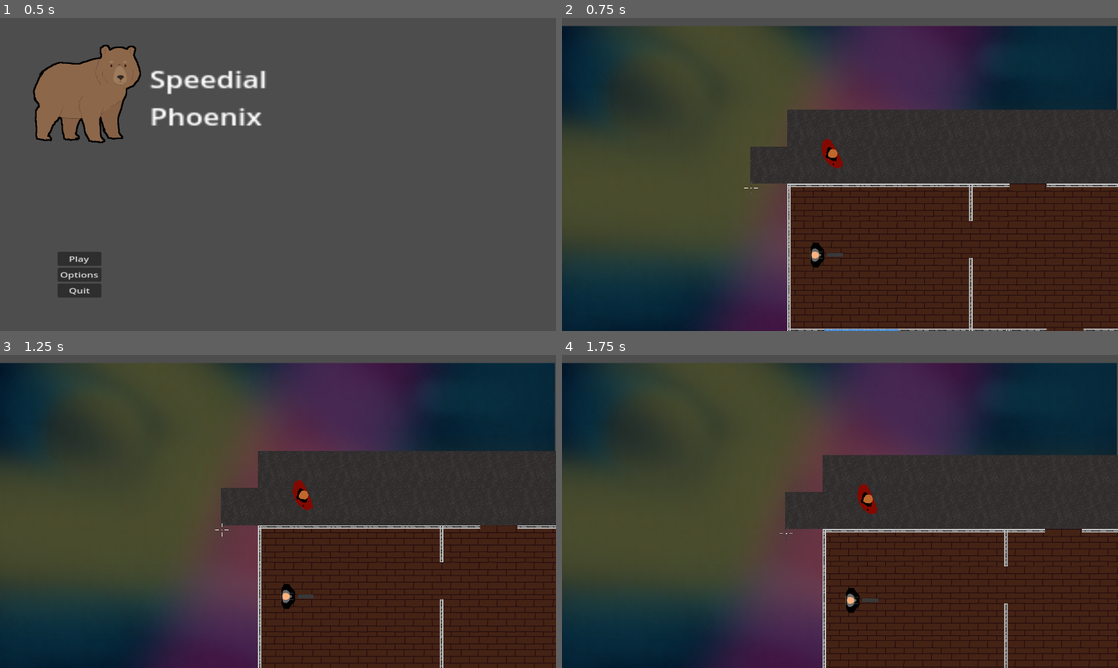
Above: before the commit, frames 1-4 (two rows, left to right).
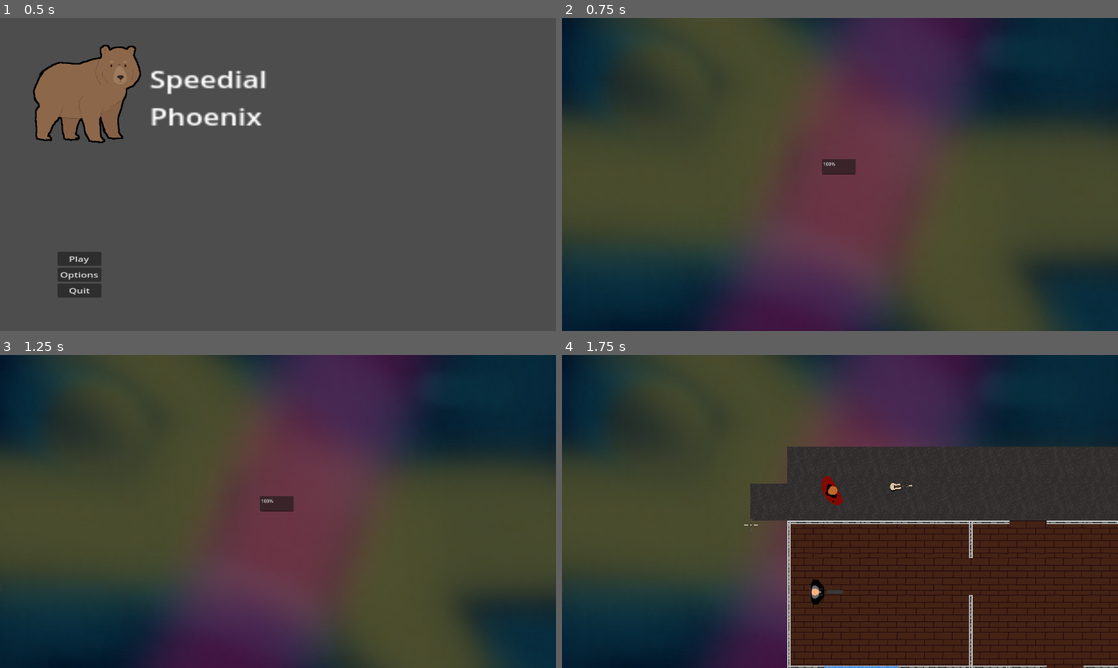
Above: after the commit, the same moments.

Repository: jceja3936/Speedial-Phoenix
Game: Godot game, scene res://UIscenes/start_menu.tscn
Same seed, same stepped clock (60 frames per second), same inputs: the game is played once before the commit and once after it. The engine's default icon, where the game draws it, is replaced by a stand-in: a white triangle on a blue panel in a dark square.
Inputs (mouse positions are in pixels of both pictures, inside the frame that each line leads up to):
- Up to frame 1 (0.5 s): no input
- Up to frame 2 (0.75 s): click "Play" at 0.5 s
- Up to frame 3 (1.25 s): no input
- Up to frame 4 (1.75 s): click (639, 596) at 1.25 s, where only the run after the commit has a clickable "Play"

Frame 1 is identical in both runs. In frame 2, 41% of the frame differs, in the area x 0-100%, y 0-100%; in frame 3, 36%; in frame 4, 16%.

Commit message:
Small bug fixes and visual changes
Nothing major, small commit right before I'm gonna tackle a major bug fix.

Diff:
--- a/speedialChicago/UIscenes/loading_screen.tscn
+++ b/speedialChicago/UIscenes/loading_screen.tscn
@@ -1,6 +1,7 @@
-[gd_scene load_steps=2 format=3 uid="uid://bfomt0a3m057p"]
+[gd_scene load_steps=3 format=3 uid="uid://bfomt0a3m057p"]
 
 [ext_resource type="Script" uid="uid://d0215sh6xviag" path="res://loading_screen.gd" id="1_ep5rh"]
+[ext_resource type="Texture2D" uid="uid://cshlmk0l0egby" path="res://assets/newBg.png" id="2_yxpwr"]
 
 [node name="Loading Screen" type="Control"]
 layout_mode = 3
@@ -11,8 +12,14 @@
 grow_vertical = 2
 script = ExtResource("1_ep5rh")
 
-[node name="percent" type="TextEdit" parent="."]
-layout_mode = 1
+[node name="ParallaxBackground" type="ParallaxBackground" parent="."]
+layer = 100
+
+[node name="Sprite2D" type="Sprite2D" parent="ParallaxBackground"]
+position = Vector2(960, 540)
+texture = ExtResource("2_yxpwr")
+
+[node name="percent" type="TextEdit" parent="ParallaxBackground"]
 anchors_preset = 15
 anchor_right = 1.0
 anchor_bottom = 1.0
--- a/speedialChicago/enemy.gd
+++ b/speedialChicago/enemy.gd
@@ -9,7 +9,7 @@
 var currentSprite: Texture
 
 var bullet: PackedScene = preload("res://scenes/bullet.tscn")
-var deathTexture: Texture = load("res://assets/icon.svg")
+var deathTexture: Texture = preload("res://assets/icon.svg")
 
 var canFire = true
 var rng = RandomNumberGenerator.new()
@@ -94,12 +94,14 @@
 func die() -> void:
 	Manager.decrementEnemyAmount()
 	dead = true
-	$Sprite2D.texture = deathTexture
-	$Sprite2D.scale = Vector2(1, 1)
-	$gun/gunSkin.texture = null
-	$CollisionShape2D.queue_free()
+	var deadBody = Sprite2D.new()
+	deadBody.texture = deathTexture
+	deadBody.global_position = position
+	deadBody.rotation = rotation
+	get_parent().add_child(deadBody)
 	Manager.dropWeapon(type, self, ammo)
-	set_script(null)
+	queue_free()
+
 
 func hit(damage: int) -> void:
 	health -= damage
@@ -208,8 +210,8 @@
 			else:
 				bull.dir = rotation + rng.randf_range(-.25, .25)
 			bull.pos = gunSkin.global_position
-			bull.rota = global_rotation
 			bull.damage = dammage
+			bull.rota = rotation
 			get_tree().root.add_child(bull)
 			wait()
 		Manager.playSound("sSound", global_position)
@@ -221,7 +223,7 @@
 		bull.set("fromWho", "enemy")
 		bull.dir = rotation + rng.randf_range(-.1, .1)
 		bull.pos = gunSkin.global_position
-		bull.rota = global_rotation
+		bull.rota = rotation
 		bull.damage = dammage
 		get_tree().root.add_child(bull)
 
--- a/speedialChicago/hun.gd
+++ b/speedialChicago/hun.gd
@@ -9,6 +9,10 @@
 var pistol: PackedScene = load("res://gunScenes/pistol.tscn")
 var rifle: PackedScene = load("res://gunScenes/rifle.tscn")
 var shotgun: PackedScene = load("res://gunScenes/shotgun.tscn")
+
+var pistolImg: Texture = preload("res://assets/basicSquare.svg")
+var rifleImg: Texture = preload("res://assets/Guitar-b.svg")
+var shotgunImg: Texture = preload("res://assets/Frog 2-c.svg")
 
 var punchTexture: Texture = preload("res://assets/punch.svg")
 
@@ -48,8 +52,8 @@
 
 	if Input.is_action_just_pressed("Drop") and gunPickedUp:
 		dropWeapon(gunType)
+		update_values(0, 0)
 		amAm.hide()
-		update_values(0, 0)
 
 	if punching:
 		melee()
@@ -58,8 +62,9 @@
 	for i in range(hitBox.get_collision_count()):
 		var collider = hitBox.get_collider(i)
 		if hitBox.is_colliding():
-			if collider.get("enemy") == true:
-				collider.call("hit", 220)
+			if collider != null:
+				if collider.get("enemy") == true:
+					collider.call("hit", 220)
 
 
 func fire() -> void:
@@ -72,7 +77,7 @@
 			else:
 				bull.dir = get_parent().rotation + rng.randf_range(-.25, .25)
 			bull.pos = global_position
-			bull.rota = global_rotation
+			bull.rota = get_parent().rotation
 			bull.damage = dammage
 			get_tree().root.add_child(bull)
 		Manager.playSound("sSound", global_position)
@@ -84,7 +89,7 @@
 		var bull = bullet.instantiate()
 		bull.dir = get_parent().rotation + rng.randf_range(-.1, .1)
 		bull.pos = global_position
-		bull.rota = global_rotation
+		bull.rota = get_parent().rotation
 		bull.damage = dammage
 		get_tree().root.add_child(bull)
 
@@ -109,21 +114,21 @@
 	hitBox.visible = false
 	match value:
 		1:
-			currentSprite = load("res://assets/basicSquare.svg")
+			currentSprite = pistolImg
 			rotation = 0
 			scale.x = .9
 			scale.y = .25
 			dammage = 100
 			fireRate = .2
 		2:
-			currentSprite = load("res://assets/Guitar-b.svg")
+			currentSprite = rifleImg
 			scale.x = 0.612
 			scale.y = 0.622
 			rotation_degrees = 72.9
 			dammage = 100
 			fireRate = .1
 		3:
-			currentSprite = load("res://assets/Frog 2-c.svg")
+			currentSprite = shotgunImg
 			rotation_degrees = 17.0
 			scale.x = 0.612
 			scale.y = 0.289
--- a/speedialChicago/loading_screen.gd
+++ b/speedialChicago/loading_screen.gd
@@ -1,5 +1,6 @@
 extends Control
 
+var stopIt = false
 # Called when the node enters the scene tree for the first time.
 func _ready() -> void:
 	ResourceLoader.load_threaded_request(Manager.next_scene)
@@ -9,9 +10,16 @@
 func _process(_delta: float) -> void:
 	var progress = []
 	ResourceLoader.load_threaded_get_status(Manager.next_scene, progress)
-	$percent.text = str(progress[0] * 100) + "%"
+	if !stopIt:
+		$ParallaxBackground/percent.text = str(progress[0] * 100) + "%"
 
 	if progress[0] == 1:
+		stopIt = true
+		$ParallaxBackground/percent.text = "100%"
 		var packed_scene = ResourceLoader.load_threaded_get(Manager.next_scene)
-		get_tree().change_scene_to_packed(packed_scene)
-		queue_free()
+		startingNext(packed_scene)
+
+func startingNext(theScene):
+	await get_tree().create_timer(1).timeout
+	get_tree().change_scene_to_packed(theScene)
+	queue_free()
--- a/speedialChicago/lvlScenes/Lvl1.tscn
+++ b/speedialChicago/lvlScenes/Lvl1.tscn
@@ -1,7 +1,8 @@
-[gd_scene load_steps=34 format=4 uid="uid://e64wgf8otggf"]
+[gd_scene load_steps=35 format=4 uid="uid://e64wgf8otggf"]
 
 [ext_resource type="Texture2D" uid="uid://br0vvihgi3ekh" path="res://assets/comboTS.png" id="1_o37uq"]
 [ext_resource type="PackedScene" uid="uid://drhq6gxwrpafr" path="res://scenes/player.tscn" id="3_yiohx"]
+[ext_resource type="PackedScene" uid="uid://bfkltf78e2mmp" path="res://gunScenes/rifle.tscn" id="4_mkjed"]
 [ext_resource type="Script" uid="uid://chkhd3dmd1eha" path="res://camera_2d.gd" id="7_g2rpt"]
 [ext_resource type="Texture2D" uid="uid://cshlmk0l0egby" path="res://assets/newBg.png" id="7_wixyy"]
 [ext_resource type="Texture2D" uid="uid://didtkpnuwu263" path="res://assets/Cursor2 - Copy.png" id="8_goqse"]
@@ -232,16 +233,87 @@
 position = Vector2(-2284, 2152)
 tile_map_data = PackedByteArray("AAAYAAcAAAAAAAAAAAAYAAgAAAAAAAEAAAAYAAkAAAAAAAIAAAAYAAoAAAAAAAEAAAAYAAsAAAAAAAEAAAAYAA …(1664 unchanged characters)…
 tile_set = SubResource("TileSet_8ym7p")
+metadata/_edit_lock_ = true
 
 [node name="floor1" type="TileMapLayer" parent="."]
 tile_map_data = PackedByteArray("AAABAAEAAAAFAAIAAAACAAAAAAAFAAIAAAACAAEAAAAFAAIAAAACAAIAAAAAAAAAAAACAAMAAAAAAAEAAAACAA …(2032 unchanged characters)…
 tile_set = SubResource("TileSet_8ym7p")
+metadata/_edit_lock_ = true
+
+[node name="Enemies" type="Node" parent="."]
+
+[node name="patroller" parent="Enemies" instance=ExtResource("9_63bpq")]
+position = Vector2(364, 1178)
+pat = true
+myFloor = 1
+
+[node name="Station1" parent="Enemies" instance=ExtResource("9_63bpq")]
+position = Vector2(363, 502)
+myFloor = 1
+
+[node name="Station2" parent="Enemies" instance=ExtResource("9_63bpq")]
+position = Vector2(1599, 1204)
+pat = true
+myFloor = 1
+
+[node name="Enemies2" type="Node" parent="."]
+
+[node name="patroller" parent="Enemies2" instance=ExtResource("9_63bpq")]
+position = Vector2(1041, 3210)
+rotation = 1.5708
+myFloor = 2
+
+[node name="Station1" parent="Enemies2" instance=ExtResource("9_63bpq")]
+position = Vector2(1349, 3515)
+pat = true
+myFloor = 2
+
+[node name="Station2" parent="Enemies2" instance=ExtResource("9_63bpq")]
+position = Vector2(1717, 3769)
+rotation = 3.14159
+myFloor = 2
+
+[node name="patroller2" parent="Enemies2" instance=ExtResource("9_63bpq")]
+position = Vector2(1099, 4163)
+rotation = -1.5708
+myFloor = 2
+
+[node name="brain" type="Node" parent="." node_paths=PackedStringArray("player")]
+script = ExtResource("10_1235x")
+player = NodePath("../Player")
+
+[node name="start" type="Area2D" parent="brain"]
+position = Vector2(1107, 207)
+collision_mask = 9
+metadata/_edit_group_ = true
+
+[node name="CollisionShape2D" type="CollisionShape2D" parent="brain/start"]
+shape = SubResource("RectangleShape2D_dpgr1")
+
+[node name="end" type="Area2D" parent="brain"]
+collision_mask = 9
+
+[node name="CollisionShape2D" type="CollisionShape2D" parent="brain/end"]
+rotation = 1.5708
+shape = SubResource("RectangleShape2D_dpgr1")
+
+[node name="blocker" type="StaticBody2D" parent="brain"]
+position = Vector2(2079, 2598)
+metadata/_edit_group_ = true
+
+[node name="CollisionShape2D" type="CollisionShape2D" parent="brain/blocker"]
+shape = SubResource("RectangleShape2D_fghko")
+
+[node name="Rifle" parent="." instance=ExtResource("4_mkjed")]
+position = Vector2(648, 135)
 
 [node name="Player" parent="." node_paths=PackedStringArray("cam") instance=ExtResource("3_yiohx")]
+z_index = 4
 position = Vector2(408, 155)
 cam = NodePath("../Camera2D")
 
 [node name="Camera2D" type="Camera2D" parent="."]
+z_index = 5
 position = Vector2(1191, 195)
 script = ExtResource("7_g2rpt")
 
@@ -267,75 +339,12 @@
 scale = Vector2(0.5, 0.5)
 texture = ExtResource("8_goqse")
 
-[node name="Enemies" type="Node" parent="."]
-
-[node name="patroller" parent="Enemies" instance=ExtResource("9_63bpq")]
-position = Vector2(364, 1178)
-pat = true
-myFloor = 1
-
-[node name="Station1" parent="Enemies" instance=ExtResource("9_63bpq")]
-position = Vector2(363, 502)
-myFloor = 1
-
-[node name="Station2" parent="Enemies" instance=ExtResource("9_63bpq")]
-position = Vector2(1599, 1204)
-pat = true
-myFloor = 1
-
-[node name="brain" type="Node" parent="." node_paths=PackedStringArray("player")]
-script = ExtResource("10_1235x")
-player = NodePath("../Player")
-
-[node name="start" type="Area2D" parent="brain"]
-position = Vector2(1107, 207)
-collision_mask = 9
-metadata/_edit_group_ = true
-
-[node name="CollisionShape2D" type="CollisionShape2D" parent="brain/start"]
-shape = SubResource("RectangleShape2D_dpgr1")
-
-[node name="end" type="Area2D" parent="brain"]
-collision_mask = 9
-
-[node name="CollisionShape2D" type="CollisionShape2D" parent="brain/end"]
-rotation = 1.5708
-shape = SubResource("RectangleShape2D_dpgr1")
-
-[node name="blocker" type="StaticBody2D" parent="brain"]
-position = Vector2(2079, 2598)
-metadata/_edit_group_ = true
-
-[node name="CollisionShape2D" type="CollisionShape2D" parent="brain/blocker"]
-shape = SubResource("RectangleShape2D_fghko")
-
-[node name="Enemies2" type="Node" parent="."]
-
-[node name="patroller" parent="Enemies2" instance=ExtResource("9_63bpq")]
-position = Vector2(1041, 3210)
-rotation = 1.5708
-myFloor = 2
-
-[node name="Station1" parent="Enemies2" instance=ExtResource("9_63bpq")]
-position = Vector2(1349, 3515)
-pat = true
-myFloor = 2
-
-[node name="Station2" parent="Enemies2" instance=ExtResource("9_63bpq")]
-position = Vector2(1717, 3769)
-rotation = 3.14159
-myFloor = 2
-
-[node name="patroller2" parent="Enemies2" instance=ExtResource("9_63bpq")]
-position = Vector2(1099, 4163)
-rotation = -1.5708
-myFloor = 2
-
 [node name="ParallaxBackground" type="ParallaxBackground" parent="."]
 
 [node name="bg" type="Sprite2D" parent="ParallaxBackground"]
-position = Vector2(957, 568)
+position = Vector2(960, 540)
 texture = ExtResource("7_wixyy")
+metadata/_edit_lock_ = true
 
 [connection signal="body_entered" from="brain/start" to="brain" method="_on_start_body_entered"]
 [connection signal="body_entered" from="brain/end" to="brain" method="_on_end_body_entered"]
--- a/speedialChicago/manager.gd
+++ b/speedialChicago/manager.gd
@@ -12,6 +12,8 @@
 var levelState = 1
 var gunType = 0
 var ammoCount = 0
+var points = 0
+var mult = 1
 
 var enemyAmount = 0
 
@@ -46,6 +48,14 @@
 
 func decrementEnemyAmount():
 	enemyAmount -= 1
+	points += 100 * mult
+	mult += 1
+
+func startMult():
+	var currentEnemyAmount = enemyAmount
+	await get_tree().create_timer(.7).timeout
+	if currentEnemyAmount == enemyAmount:
+		mult = 1
 
 #Functions that handle Dropping a weapon
 func instantiate(type: PackedScene, who: CharacterBody2D, ammo: int):
--- a/speedialChicago/player.gd
+++ b/speedialChicago/player.gd
@@ -48,11 +48,11 @@
 		resp.show()
 
 func die() -> void:
+	dead = true
 	$Sprite2D.texture = deathTexture
 	$Sprite2D.scale.x = 1
 	$Sprite2D.scale.y = 1
 	$CollisionShape2D.queue_free()
-	dead = true;
 	$hun.set_script(null)
 
 func _input(event):
Binary file removed: speedialChicago/assets/Bg.jpg
Not shown, removed: speedialChicago/assets/Bg.jpg.import
